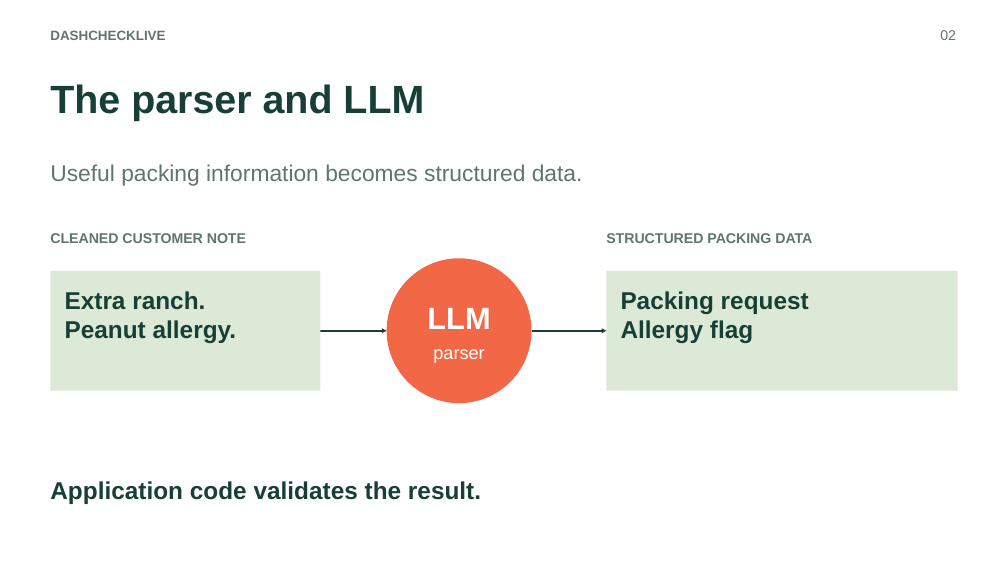
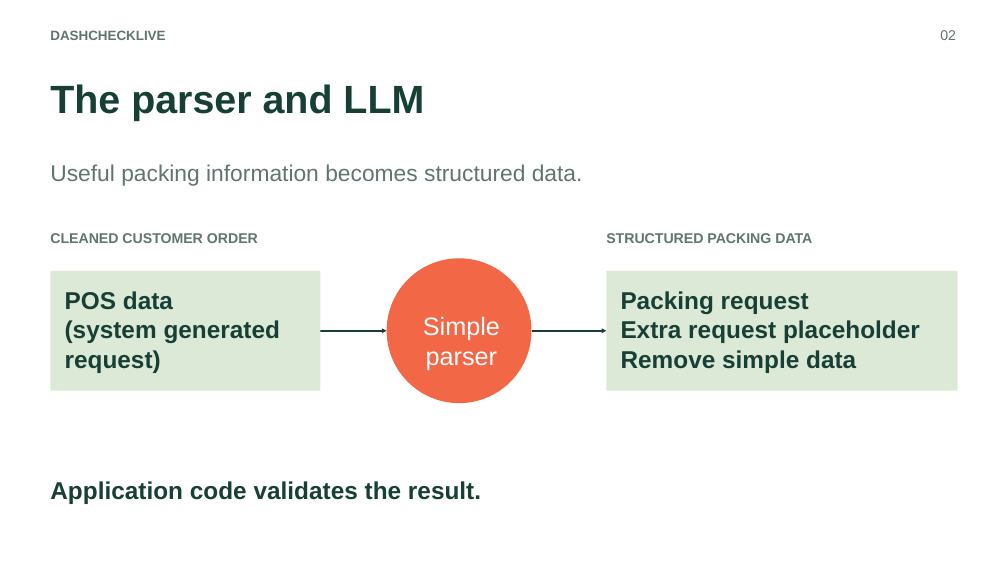
Before and after one commit to OliviaAntenucci/DashCheckLive, a slide deck: slide 6 of slides/DashCheckLive-slides.pptx. Drawn at 1008x567 pixels with LibreOffice and Linux fonts; fonts in the diff are those of the drawing. Boxes give left, top, right and bottom in pixels: in the first picture for what was removed or moved away, otherwise in the second. Text is boxed around its words. In the diff, an @@ line names an element or a change of style, - is before the commit and + after.

Commit message:
updated slides

```diff
--- a/slides/DashCheckLive-slides.pptx
+++ b/slides/DashCheckLive-slides.pptx
@@ text at bbox=[50, 233, 258, 243]: text changed @@
-CLEANED CUSTOMER NOTE
+CLEANED CUSTOMER ORDER
@@ text at bbox=[65, 291, 280, 373]: text changed @@
-Extra ranch.
-Peanut allergy.
+POS data
+(system generated request)
@@ text "Simple": place and size @@
-text "Simple" at bbox=[433, 349, 484, 363]
+text "Simple" at bbox=[423, 316, 500, 371]
@@ text at bbox=[423, 316, 500, 341]: paragraph added @@
+Simple
@@ text removed at bbox=[427, 308, 490, 329] @@
-LLM
@@ text at bbox=[621, 320, 920, 373]: text changed @@
-Allergy flag
+Extra request placeholder
+Remove simple data
@@ text at bbox=[426, 351, 497, 371]: size 17.2 to 24 pt in "parser" @@
```
Also in this commit, not shown: 2 other slides changed, 1 other file.
